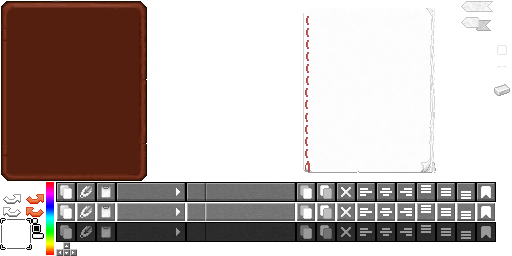
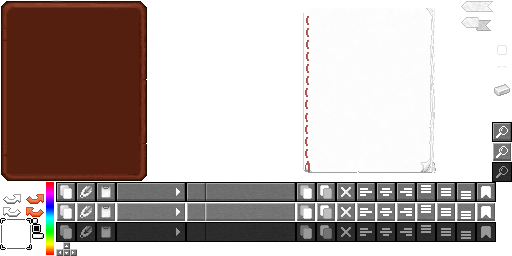
Layer changes from the first w=512, h=256 image to the second:
added layer "Слой 58 копия 2" above "Слой 58 копия" over (x1=496, y1=166, x2=508, y2=178)
added layer "Слой 58 копия" above "Слой 58" over (x1=496, y1=146, x2=508, y2=158)
added layer "Слой 58" above "Слой 56" over (x1=499, y1=126, x2=508, y2=135)
added layer "Слой 56" above "Слой 57" over (x1=496, y1=132, x2=502, y2=138)
added layer "Слой 13 копия 14" above "Слой 48 копия 2" over (x1=492, y1=122, x2=512, y2=182)
